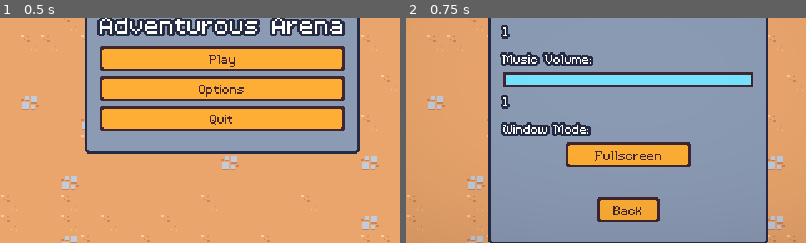
Above: before the commit, frames 1-2 (left to right).
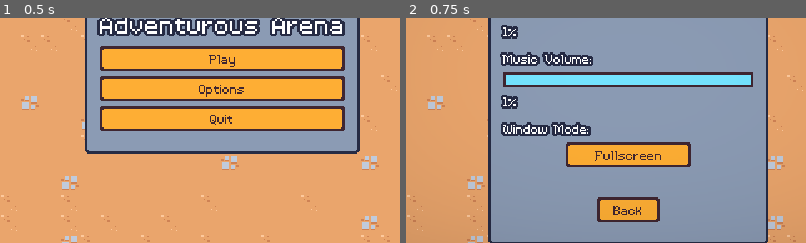
Above: after the commit, the same moments.

Repository: Osama-cs/GameDevPractise
Game: Godot game, scene res://scenes/ui/main_menu.tscn
Two runs of this game, one before a commit and one after it. Both use one fixed random seed, a clock stepped at 60 frames per second and the inputs below.
Inputs:
- Up to frame 1 (0.5 s): no input
- Up to frame 2 (0.75 s): click "Options" at 0.5 s
The pictures show only the part of the screen within x 22-72%, y 38-88%; the shares and areas given below are measured in that part.

Frame 1 is identical in both runs. In frame 2, 0.3% of the frame differs, in the area x 25-28%, y 3-41%.

Commit message:
Created a pause menu.

Diff:
--- a/project.godot
+++ b/project.godot
@@ -67,6 +67,12 @@
 "events": [Object(InputEventMouseButton,"resource_local_to_scene":false,"resource_name":"","device":-1,"window_id":0,"a …(253 unchanged characters)…
 ]
 }
+pause={
+"deadzone": 0.5,
+"events": [Object(InputEventKey,"resource_local_to_scene":false,"resource_name":"","device":-1,"window_id":0,"alt_pressed":false,"shift_pressed":false,"ctrl_pressed":false,"meta_pressed":false,"pressed":false,"keycode":0,"physical_keycode":4194305,"key_label":0,"unicode":0,"echo":false,"script":null)
+, Object(InputEventKey,"resource_local_to_scene":false,"resource_name":"","device":-1,"window_id":0,"alt_pressed":false,"shift_pressed":false,"ctrl_pressed":false,"meta_pressed":false,"pressed":false,"keycode":0,"physical_keycode":80,"key_label":0,"unicode":112,"echo":false,"script":null)
+]
+}
 
 [layer_names]
 
--- a/scenes/main/main.gd
+++ b/scenes/main/main.gd
@@ -1,12 +1,20 @@
 extends Node
 
 @export var end_screen_scene: PackedScene
+
+var pause_menu_scene = preload("res://scenes/ui/pause_menu.tscn")
 
 
 func _ready():
 	$%Player.health_component.died.connect(on_player_died)
 
 
+func _unhandled_input(event: InputEvent):
+	if event.is_action_pressed("pause"):
+		add_child(pause_menu_scene.instantiate())
+		get_tree().root.set_input_as_handled()
+
+
 func on_player_died():
 	var end_screen_instance = end_screen_scene.instantiate()
 	add_child(end_screen_instance)
--- a/scenes/ui/options_menu.gd
+++ b/scenes/ui/options_menu.gd
@@ -50,17 +50,16 @@
 
 #func on_audio_slider_changed(slider_value: float, bus_name: String):
 	#set_bus_volume_percent(bus_name, slider_value)
-	#music_percentage.text = str(slider_value)
+
 
 func on_audio_slider_sfx_changed(slider_value: float, bus_name: String):
 	set_bus_volume_percent(bus_name, slider_value)
-	sfx_percentage.text = str(slider_value)
+	sfx_percentage.text = str(slider_value) + "%"
 
 
 func on_audio_slider_music_changed(slider_value: float, bus_name: String):
 	set_bus_volume_percent(bus_name, slider_value)
-	music_percentage.text = str(slider_value)
-
+	music_percentage.text = str(slider_value) + "%"
 
 
 func on_back_pressed():
--- /dev/null
+++ b/scenes/ui/pause_menu.gd
@@ -0,0 +1,42 @@
+extends CanvasLayer
+
+@onready var panel_container = %PanelContainer
+
+var is_closing
+
+func _ready():
+	get_tree().paused = true
+	$%ResumeButton.pressed.connect(on_resume_pressed)
+
+	$AnimationPlayer.play("default")
+
+	var tween = create_tween()
+	tween.tween_property(panel_container, "scale", Vector2.ZERO, 0.0)
+	tween.tween_property(panel_container, "scale", Vector2.ONE, 0.4)\
+	.set_ease(Tween.EASE_OUT).set_trans(Tween.TRANS_BACK)
+
+func _unhandled_input(event: InputEvent):
+	if event.is_action_pressed("pause"):
+		close()
+		get_tree().root.set_input_as_handled()
+
+func close():
+	if is_closing:
+		return
+
+	is_closing = true
+
+	$AnimationPlayer.play_backwords("default")
+
+	var tween = create_tween()
+	tween.tween_property(panel_container, "scale", Vector2.ONE, 0.0)
+	tween.tween_property(panel_container, "scale", Vector2.ZERO, 0.4)\
+	.set_ease(Tween.EASE_IN).set_trans(Tween.TRANS_BACK)
+
+	await tween.finished
+
+	get_tree().paused = false
+	queue_free()
+
+func on_resume_pressed():
+	close()
--- /dev/null
+++ b/scenes/ui/pause_menu.tscn
@@ -0,0 +1,113 @@
+[gd_scene load_steps=6 format=3 uid="uid://bmearroynu8x2"]
+
+[ext_resource type="Script" path="res://scenes/ui/pause_menu.gd" id="1_qts1h"]
+[ext_resource type="PackedScene" uid="uid://512dypbj3vwc" path="res://scenes/ui/sound_button.tscn" id="3_nlp76"]
+
+[sub_resource type="Animation" id="Animation_vcr0k"]
+length = 0.001
+tracks/0/type = "value"
+tracks/0/imported = false
+tracks/0/enabled = true
+tracks/0/path = NodePath("ColorRect:modulate")
+tracks/0/interp = 1
+tracks/0/loop_wrap = true
+tracks/0/keys = {
+"times": PackedFloat32Array(0),
+"transitions": PackedFloat32Array(1),
+"update": 0,
+"values": [Color(1, 1, 1, 1)]
+}
+
+[sub_resource type="Animation" id="Animation_7vqft"]
+resource_name = "default"
+length = 0.15
+step = 0.05
+tracks/0/type = "value"
+tracks/0/imported = false
+tracks/0/enabled = true
+tracks/0/path = NodePath("ColorRect:modulate")
+tracks/0/interp = 1
+tracks/0/loop_wrap = true
+tracks/0/keys = {
+"times": PackedFloat32Array(0, 0.15),
+"transitions": PackedFloat32Array(1, 1),
+"update": 0,
+"values": [Color(1, 1, 1, 0), Color(1, 1, 1, 1)]
+}
+
+[sub_resource type="AnimationLibrary" id="AnimationLibrary_8tjnf"]
+_data = {
+"RESET": SubResource("Animation_vcr0k"),
+"default": SubResource("Animation_7vqft")
+}
+
+[node name="PauseMenu" type="CanvasLayer"]
+process_mode = 3
+script = ExtResource("1_qts1h")
+
+[node name="AnimationPlayer" type="AnimationPlayer" parent="."]
+libraries = {
+"": SubResource("AnimationLibrary_8tjnf")
+}
+
+[node name="ColorRect" type="ColorRect" parent="."]
+offset_right = 640.0
+offset_bottom = 360.0
+grow_horizontal = 2
+grow_vertical = 2
+color = Color(0.607843, 0.298039, 0.639216, 0.352941)
+
+[node name="MarginContainer" type="MarginContainer" parent="."]
+anchors_preset = 15
+anchor_right = 1.0
+anchor_bottom = 1.0
+grow_horizontal = 2
+grow_vertical = 2
+
+[node name="PanelContainer" type="PanelContainer" parent="MarginContainer"]
+unique_name_in_owner = true
+custom_minimum_size = Vector2(180, 140)
+layout_mode = 2
+size_flags_horizontal = 4
+size_flags_vertical = 4
+
+[node name="MarginContainer" type="MarginContainer" parent="MarginContainer/PanelContainer"]
+layout_mode = 2
+theme_override_constants/margin_left = 8
+theme_override_constants/margin_top = 0
+theme_override_constants/margin_right = 8
+theme_override_constants/margin_bottom = 8
+
+[node name="VBoxContainer" type="VBoxContainer" parent="MarginContainer/PanelContainer/MarginContainer"]
+custom_minimum_size = Vector2(150, 0)
+layout_mode = 2
+size_flags_horizontal = 4
+size_flags_vertical = 4
+
+[node name="Label" type="Label" parent="MarginContainer/PanelContainer/MarginContainer/VBoxContainer"]
+layout_mode = 2
+theme_type_variation = &"BlueOutlineLabel"
+theme_override_font_sizes/font_size = 32
+text = "PAUSED"
+horizontal_alignment = 1
+
+[node name="VBoxContainer" type="VBoxContainer" parent="MarginContainer/PanelContainer/MarginContainer/VBoxContainer"]
+custom_minimum_size = Vector2(100, 0)
+layout_mode = 2
+size_flags_horizontal = 4
+
+[node name="ResumeButton" parent="MarginContainer/PanelContainer/MarginContainer/VBoxContainer/VBoxContainer" instance=ExtResource("3_nlp76")]
+unique_name_in_owner = true
+layout_mode = 2
+text = "Resume"
+
+[node name="OptionsButton" parent="MarginContainer/PanelContainer/MarginContainer/VBoxContainer/VBoxContainer" instance=ExtResource("3_nlp76")]
+unique_name_in_owner = true
+layout_mode = 2
+text = "Options"
+
+[node name="QuitButton" parent="MarginContainer/PanelContainer/MarginContainer/VBoxContainer/VBoxContainer" instance=ExtResource("3_nlp76")]
+unique_name_in_owner = true
+layout_mode = 2
+text = "Quit To Title
+"
